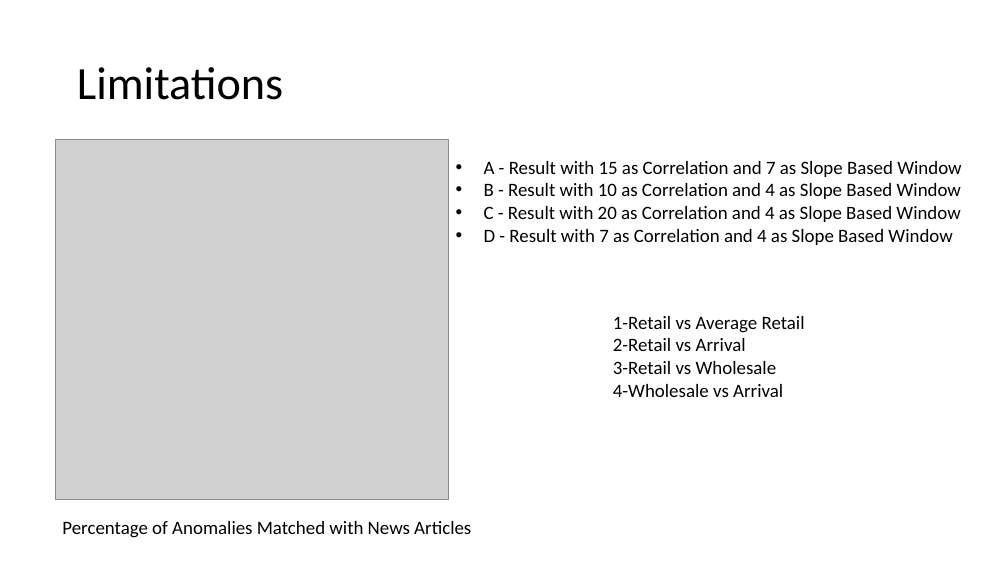
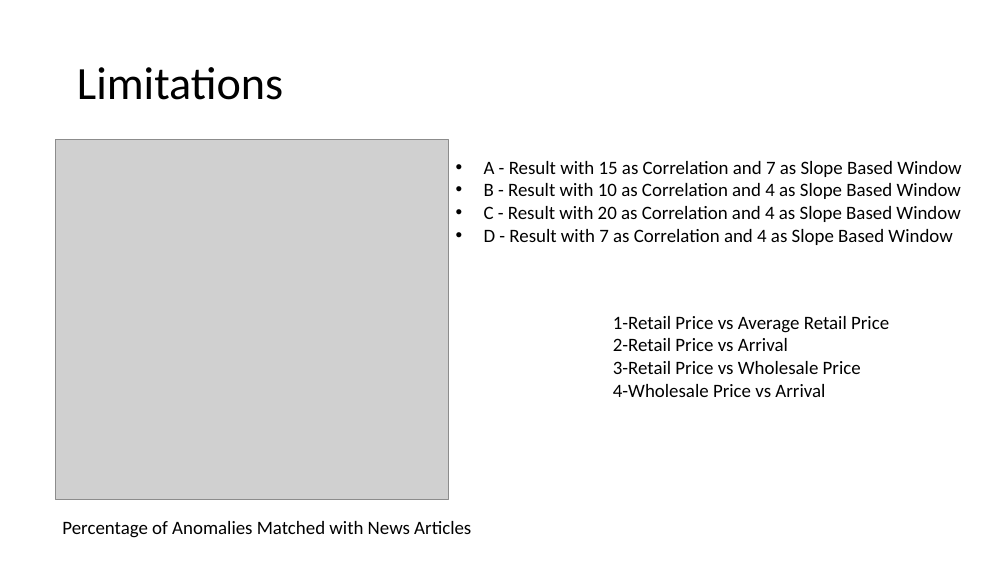
Before and after one commit to baldvaritesh/mtp, a slide deck: slide 22 of thesisPresentation/Thesis - Updated.pptx. Drawn at 1008x567 pixels with LibreOffice and Linux fonts; fonts in the diff are those of the drawing; grey boxes stand for pictures. Boxes give left, top, right and bottom in pixels: in the first picture for what was removed or moved away, otherwise in the second. Text is boxed around its words. In the diff, an @@ line names an element or a change of style, - is before the commit and + after.

```diff
--- a/thesisPresentation/Thesis - Updated.pptx
+++ b/thesisPresentation/Thesis - Updated.pptx
@@ text at box(613, 316, 889, 397): text changed @@
-1-Retail vs Average Retail
-2-Retail vs Arrival
-3-Retail vs Wholesale
-4-Wholesale vs Arrival
+1-Retail Price vs Average Retail Price
+2-Retail Price vs Arrival
+3-Retail Price vs Wholesale Price
+4-Wholesale Price vs Arrival
```
Also in this commit, not shown: 8 other slides changed.
